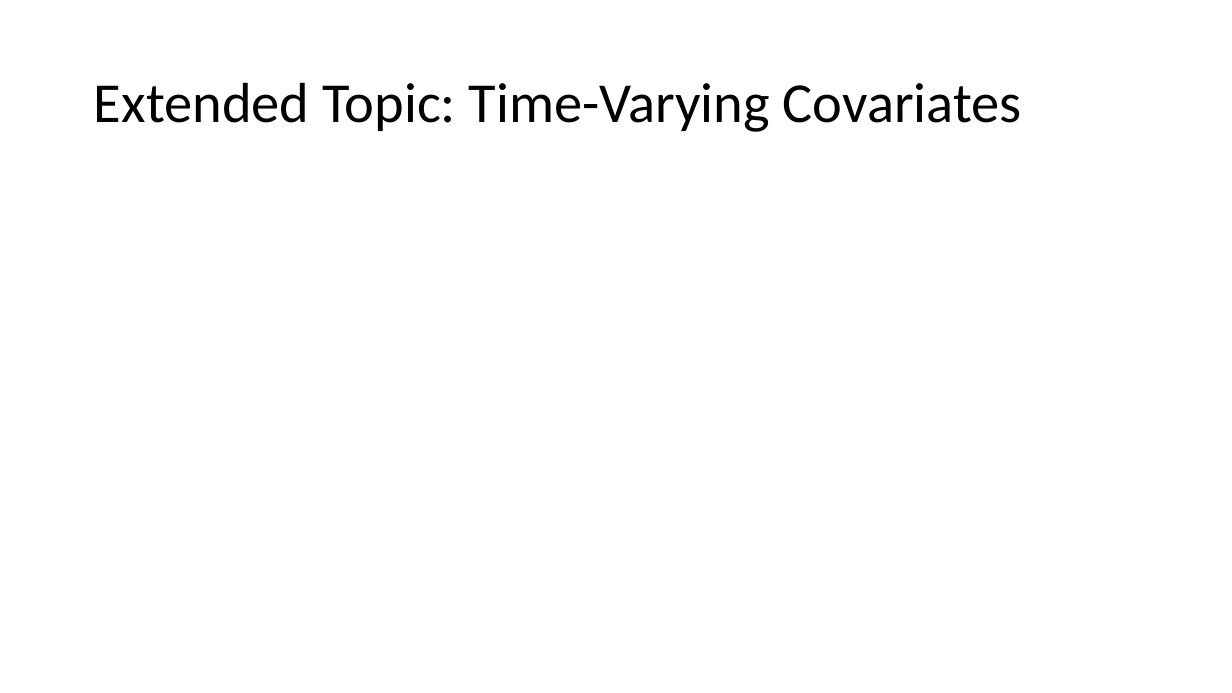
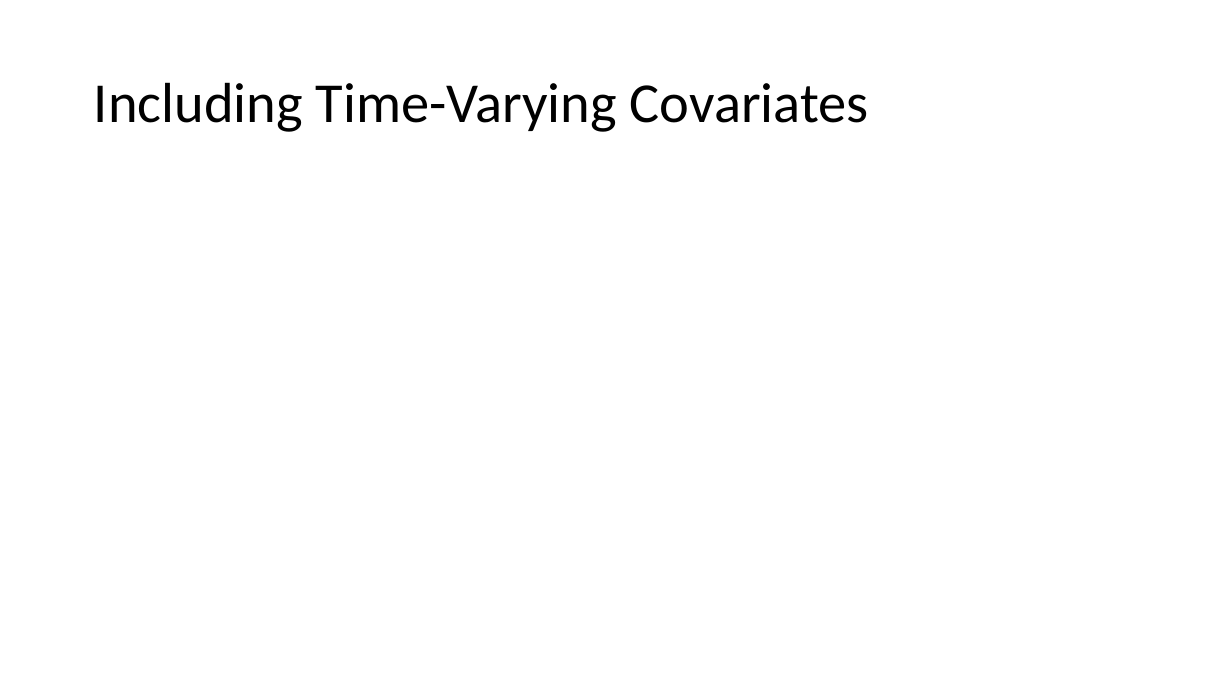
Before and after one commit to shoepaladin/causalinference_crashcourse, a slide deck: slide 17 of Powerpoints/6 DiffnDiff (WIP).pptx. Drawn at 1232x693 pixels with LibreOffice and Linux fonts; fonts in the diff are those of the drawing; grey boxes stand for pictures. Boxes give left, top, right and bottom in pixels: in the first picture for what was removed or moved away, otherwise in the second. Text is boxed around its words. In the diff, an @@ line names an element or a change of style, - is before the commit and + after.

```diff
--- a/Powerpoints/6 DiffnDiff (WIP).pptx
+++ b/Powerpoints/6 DiffnDiff (WIP).pptx
@@ title at [94, 82, 869, 132]: text changed @@
-Extended Topic: Time-Varying Covariates
+Including Time-Varying Covariates
```
Also in this commit, not shown: 1 other slide changed, 2 slides added.
